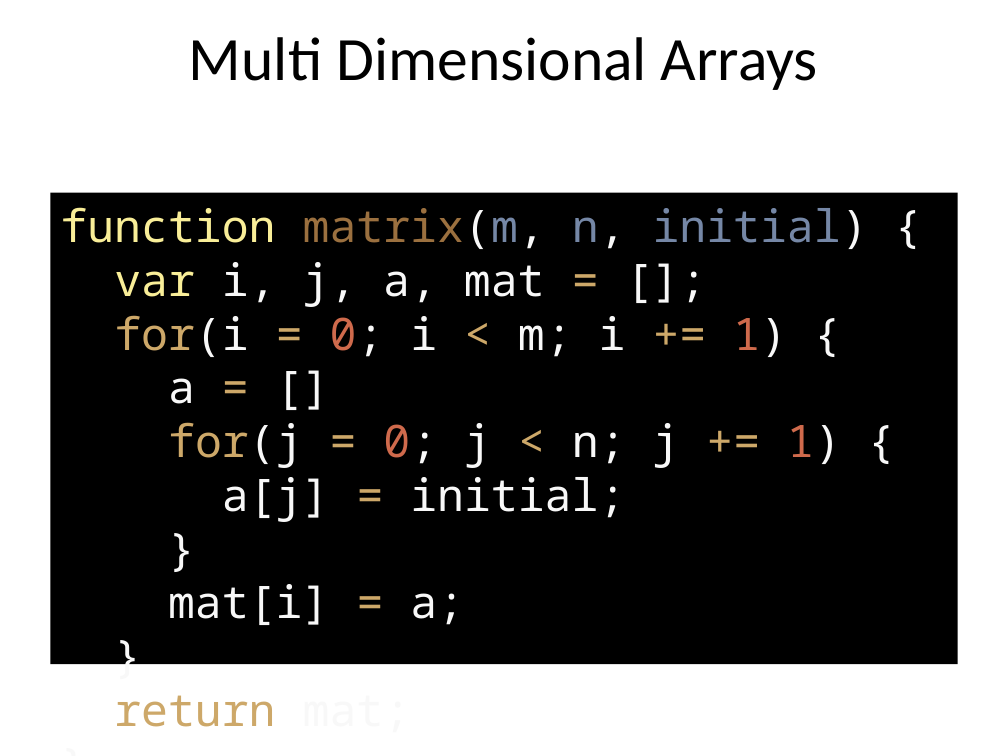
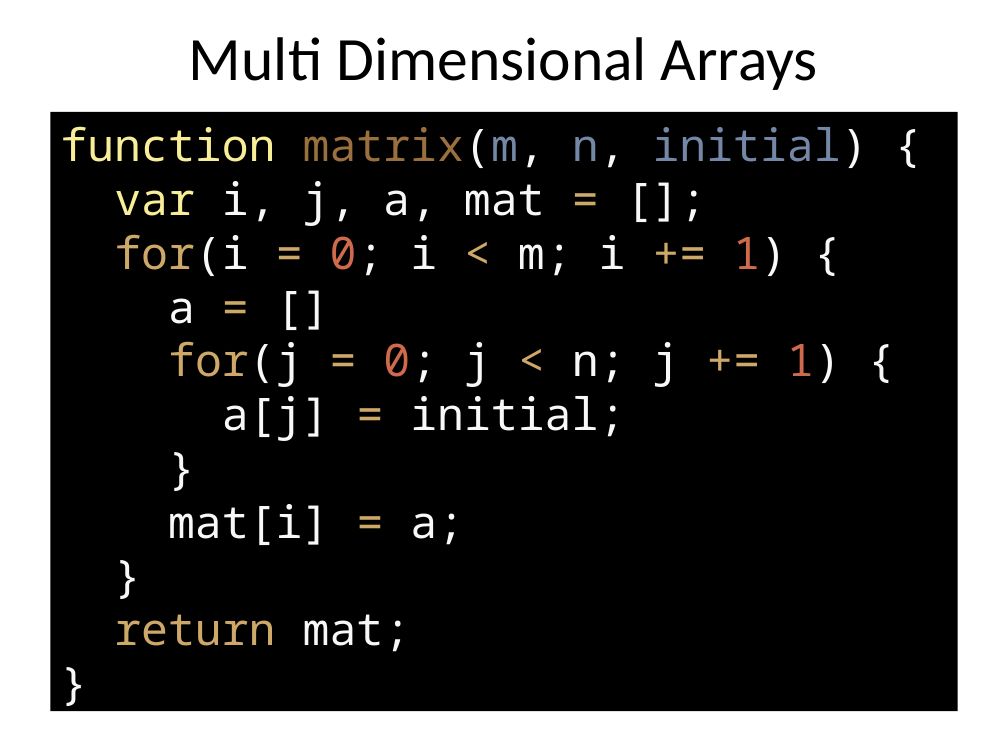
Before and after one commit to rajeshcs/jstalk, a slide deck: slide 9 of JavascriptDS.pptx (slide 8 before the commit). Drawn at 1008x756 pixels with LibreOffice and Linux fonts; fonts in the diff are those of the drawing. Boxes give left, top, right and bottom in pixels: in the first picture for what was removed or moved away, otherwise in the second. Text is boxed around its words. In the diff, an @@ line names an element or a change of style, - is before the commit and + after.

```diff
--- a/JavascriptDS.pptx
+++ b/JavascriptDS.pptx
@@ text "function matrix(m, n, initial) {": place and size @@
-text "function matrix(m, n, initial) {" at <box>50,193,958,664</box>
+text "function matrix(m, n, initial) {" at <box>50,112,958,711</box>
```
Also in this commit, not shown: 5 other slides changed, 5 slides added, 2 other files.
